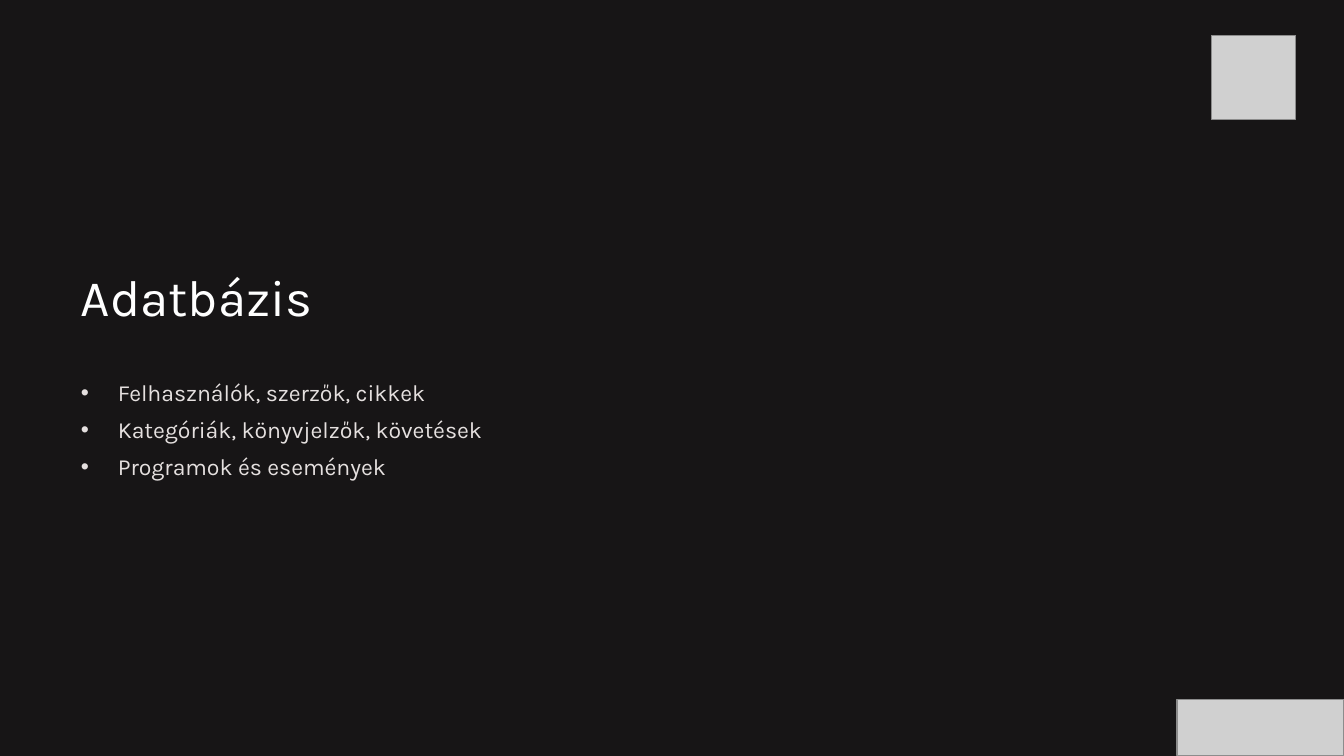
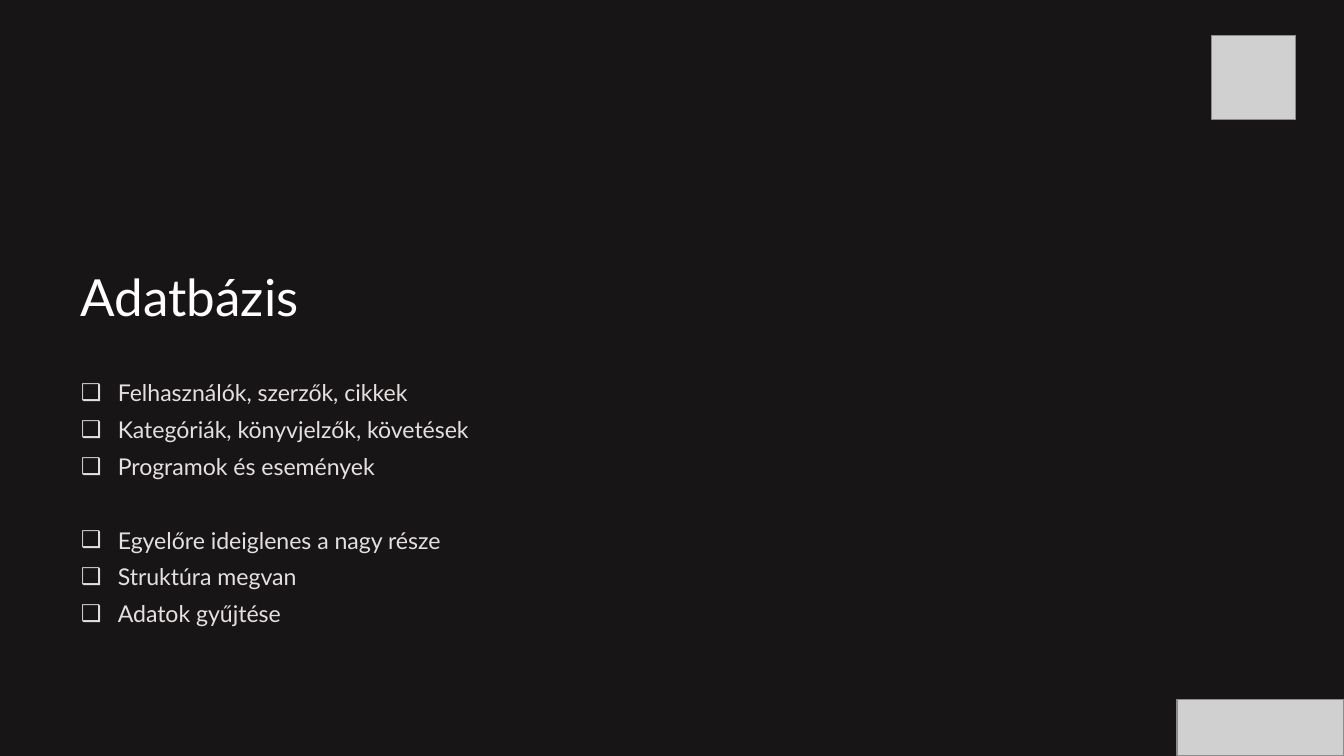
Before and after one commit to pjotr-Blip/Projekt-UjSzem, a slide deck: slide 7 of Uj-Szem.pptx. Drawn at 1344x756 pixels with LibreOffice and Linux fonts; fonts in the diff are those of the drawing; grey boxes stand for pictures; background and template pictures are left out. Boxes give left, top, right and bottom in pixels: in the first picture for what was removed or moved away, otherwise in the second. Text is boxed around its words. In the diff, an @@ line names an element or a change of style, - is before the commit and + after.

```diff
--- a/Uj-Szem.pptx
+++ b/Uj-Szem.pptx
@@ text "Adatbázis" at (81,278,298,317): font Karla to Lato @@
@@ text at (118,384,469,479): font Karla to Lato in "Felhasználók, szerzők, cikkek", "Kategóriák, könyvjelzők, követések", "Programok és események"; bullet • to ❑ @@
@@ text at (118,532,440,627): paragraphs added @@
+❑ Egyelőre ideiglenes a nagy része
+❑ Struktúra megvan
+❑ Adatok gyűjtése
```
Also in this commit, not shown: 8 other slides changed, 1 slide added, 1 slide removed.
